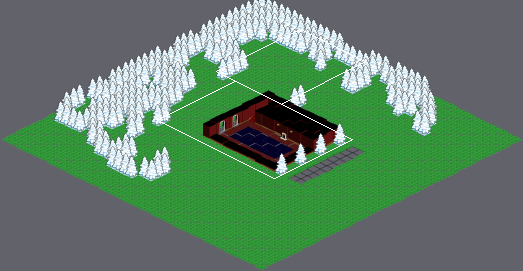
Level history. Tiled map: data/scenes/hotel/hotel.tmx. Above, an overview of the earlier version with the close-up marked.
Close-up. Before:
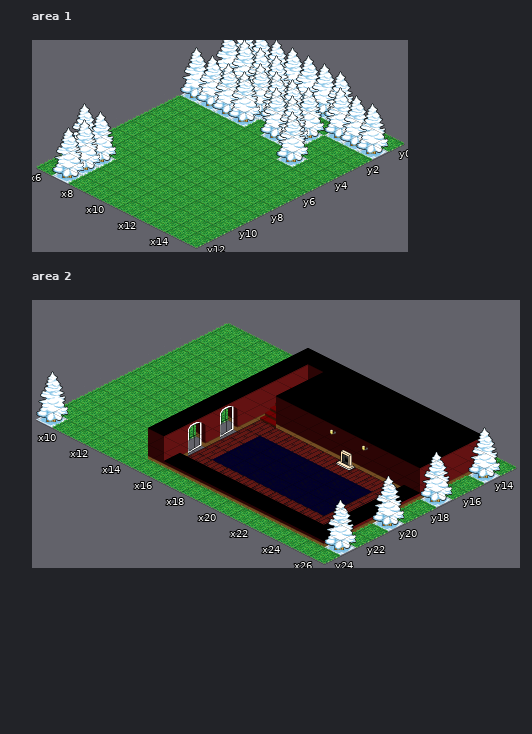
Cells are 64x32 px. Isometric: x runs down to the right, y down to the left. Shown: area 1 x 6..15, y 0..12; area 2 x 9..26, y 13..24. The commit also changed other parts of the map, which this record leaves out.
After:
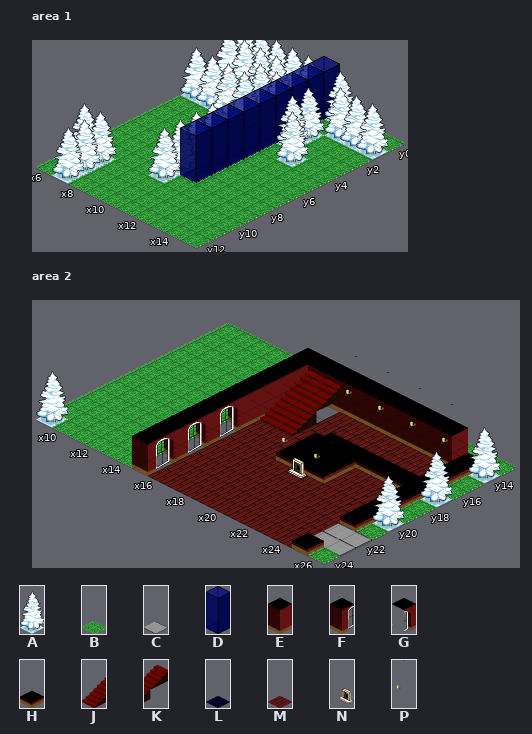
Key: from "Exterior": A 0, B 1, C 2, D 3; from "Interior": E 0, F 1, G 2, H 4, J 5, K 6, L 8, M 9; from "Props": N 0, P 1.
_ is an empty cell.
The exact change:
Layer "Background", area 1:
y 0: x 11 A -> D
y 1: x 11 B -> D
y 2..3: x 11 A -> D
y 4..5: x 11 B -> D
y 6..8: x 10..11 BB -> AD
y 9: x 10 B -> A
Layer "Background", area 2:
y 14: x 25 E -> H
y 15: x 17..25 EEEEEEEEE -> _MMMMMMMH
y 16: x 17..25 EEEEEEEEE -> KKMMMMMMH
y 17: x 17..25 EEEEEEEEE -> JMHHHHHHH
y 18: x 19..21 MMM -> HHH
y 19: x 17..23 LLLLLLL -> MMHHHMM
y 20..21: x 17..23 LLLLLLL -> MMMMMMM
y 22: x 25..26 HB -> CC
y 23: x 15..26 EHHHHHHHHHHA -> GMMMMMMMMMCC
y 24: x 15..25 BBBBBBBBBBB -> FMMMMMMMMMH
Layer "Props", area 2:
y 14: x 18 _ -> P; x 20 _ -> P; x 22 _ -> P; x 24 _ -> P
y 16: x 18 _ -> M
y 17: x 20 P -> _; x 22 P -> _
y 18: x 21 N -> _
y 19: x 19 _ -> P; x 21 _ -> P
y 20: x 20 _ -> N
Pixel boxes of the changes (left, top, right, bottom) in both close-ups:
changed: (148, 56, 340, 184)
changed: (132, 356, 481, 556)
